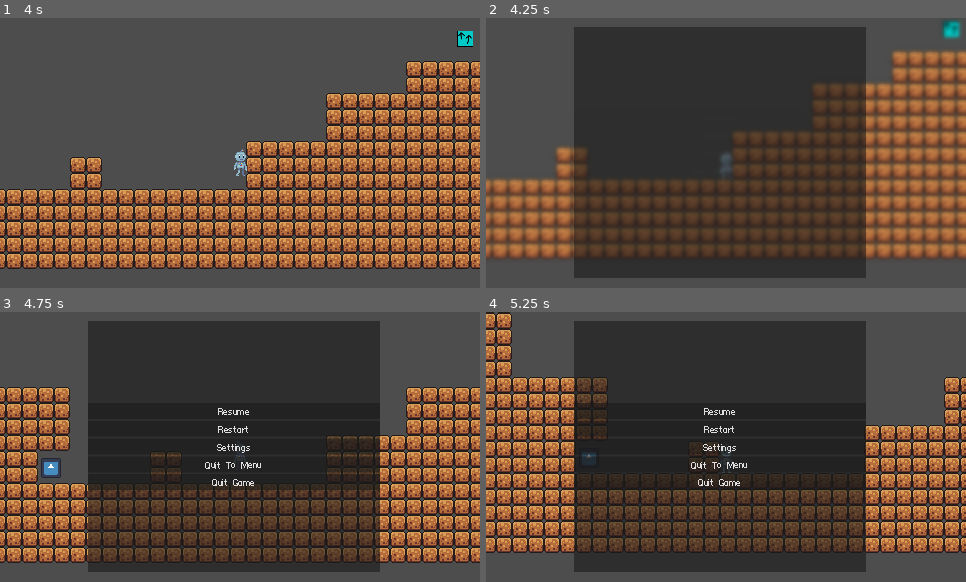
Above: before the commit, frames 1-4 (two rows, left to right).
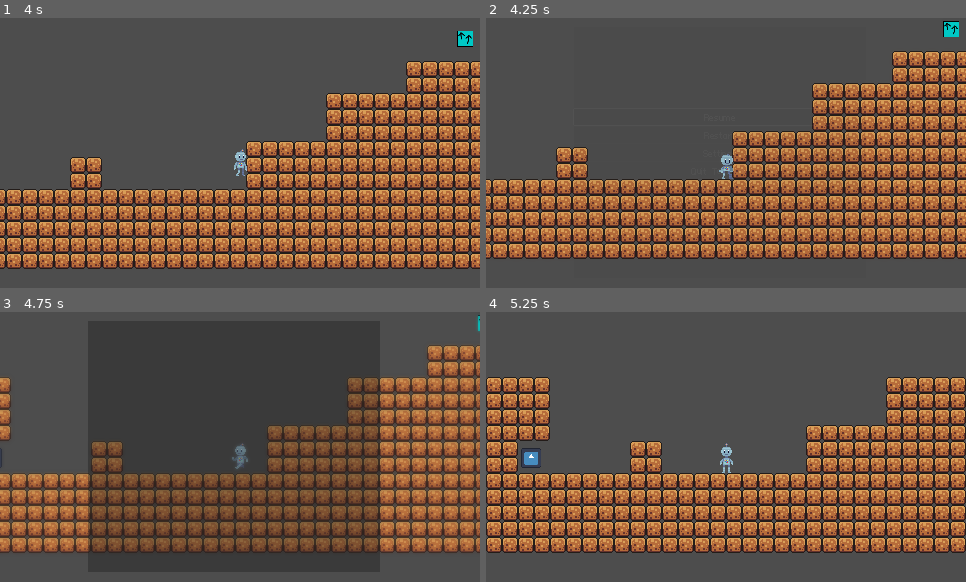
Above: after the commit, the same moments.

Repository: RydalisDarx/gmtk24_godotgame
Game: Godot game, scene res://scenes/levels/main.tscn
The game is run twice, just before and just after one commit, with the same random seed, the same clock (stepped at 60 frames per second) and the same inputs. The engine's default icon, where the game draws it, is replaced by a stand-in: a white triangle on a blue panel in a dark square.
Inputs (mouse positions are in pixels of both pictures, inside the frame that each line leads up to):
- Up to frame 1 (4 s): hold D (walk_right) 0.53-2.03 s; tap Shift (dash) every 0.75 s from 0.6 to 3.6 s; tap Space (jump) at 0.77, 1.52, 3.02, 3.77 s; hold A (walk_left) 2.03-2.78 s; hold D (walk_right) from 2.78 s (still down)
- Up to frame 2 (4.25 s): keep holding D (walk_right); tap Escape (pause) at 4.15 s
- Up to frame 3 (4.75 s): release D (walk_right) at 4.28 s; hold A (walk_left) from 4.28 s (still down); tap Shift (dash) at 4.35 s; tap Space (jump) at 4.52 s
- Up to frame 4 (5.25 s): release A (walk_left) at 5 s; click (721, 411) at 5 s, where only the run before the commit has a clickable "Resume"

Frame 1 is identical in both runs. In frame 2, 66% of the frame differs, in the area x 0-100%, y 0-97%; in frame 3, 45%; in frame 4, 71%.

Commit message:
menu navigation and ui visibility changes
pushed celeste's changes, along with better ui visibility for viewport.

Diff:
--- a/scenes/levels/main.tscn
+++ b/scenes/levels/main.tscn
@@ -1,10 +1,9 @@
-[gd_scene load_steps=17 format=4 uid="uid://bi8dovscytpwf"]
+[gd_scene load_steps=16 format=4 uid="uid://bi8dovscytpwf"]
 
 [ext_resource type="Script" path="res://scripts/scene_logic.gd" id="1_dv2ak"]
 [ext_resource type="PackedScene" uid="uid://beiqcohu2gu4g" path="res://scenes/player.tscn" id="1_ow22n"]
 [ext_resource type="Texture2D" uid="uid://dgrt7meidcjjm" path="res://assets/world_tileset.png" id="2_4uh76"]
 [ext_resource type="Texture2D" uid="uid://dxjei8kqjcq6l" path="res://assets/platforms.png" id="3_hu5p1"]
-[ext_resource type="PackedScene" uid="uid://bpknw4f76hnix" path="res://scenes/screens/PauseMenu.tscn" id="4_sejj6"]
 [ext_resource type="PackedScene" uid="uid://e8cg0d371vkq" path="res://scenes/world_objects/item_acquistion_hitbox.tscn" id="5_6us5t"]
 [ext_resource type="PackedScene" uid="uid://b5dhwryicmp6o" path="res://scenes/world_objects/level_portal.tscn" id="6_er7b2"]
 
@@ -240,10 +239,6 @@
 }
 autoplay = "moving"
 
-[node name="CanvasLayer" type="CanvasLayer" parent="."]
-
-[node name="PauseMenu" parent="CanvasLayer" instance=ExtResource("4_sejj6")]
-
 [node name="Item Acquistion Hitbox" parent="." instance=ExtResource("5_6us5t")]
 position = Vector2(770, 464)
 upgrade_name = "double_jump"
--- a/scripts/pause_menu_controller.gd
+++ b/scripts/pause_menu_controller.gd
@@ -1,19 +1,27 @@
 extends Control
+
+@onready var focus_button = $PanelContainer/VBoxContainer/ResumeButton;
 
 func resume() -> void:
 	$PanelContainer/VBoxContainer.visible = false
 	get_tree().paused = false;
 	$AnimationPlayer.play_backwards("ScreenBlur")
+	for b : Button in $PanelContainer/VBoxContainer.get_children():
+		b.release_focus()
 
 func pause() -> void:
 	$PanelContainer/VBoxContainer.visible = true
 	get_tree().paused = true;
 	$AnimationPlayer.play("ScreenBlur")
+	focus_button.grab_focus()
 
 func escaping() -> void:
-	if Input.is_action_just_pressed("pause") and !get_tree().paused:
-		pause()
-	elif Input.is_action_just_pressed("pause") and get_tree().paused:
+	if Input.is_action_just_pressed("pause"):
+		if !get_tree().paused:
+			pause()
+		else:
+			resume()
+	elif Input.is_action_just_pressed("ui_cancel") and get_tree().paused:
 		resume()
 
 # Called when the node enters the scene tree for the first time.
--- a/scripts/title_screen_controller.gd
+++ b/scripts/title_screen_controller.gd
@@ -2,16 +2,17 @@
 
 # Called when the node enters the scene tree for the first time.
 func _ready() -> void:
+	$StartButton.grab_focus()
 	pass # Replace with function body.
 
 
 # Called every frame. 'delta' is the elapsed time since the previous frame.
-func _process(delta: float) -> void:
+func _process(_delta: float) -> void:
 	pass
 
 
 func _on_start_button_pressed() -> void:
-	get_tree().change_scene_to_file("res://scenes/main.tscn")
+	get_tree().change_scene_to_file("res://scenes/levels/main.tscn")
 
 
 func _on_quit_button_pressed() -> void:
